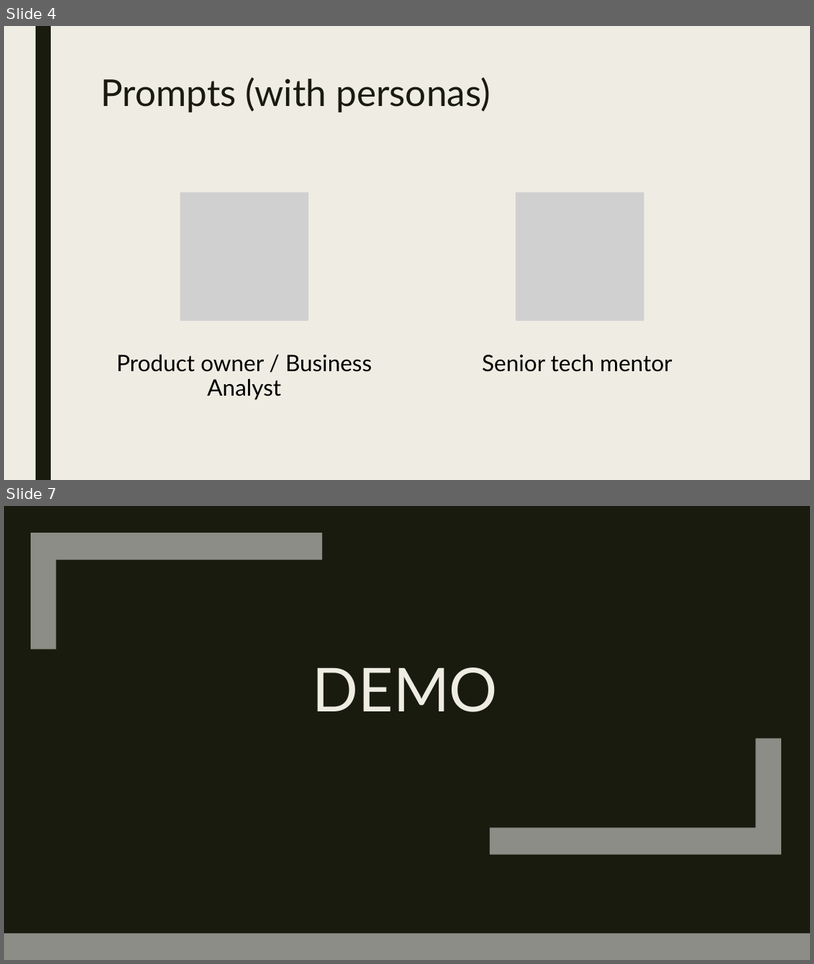
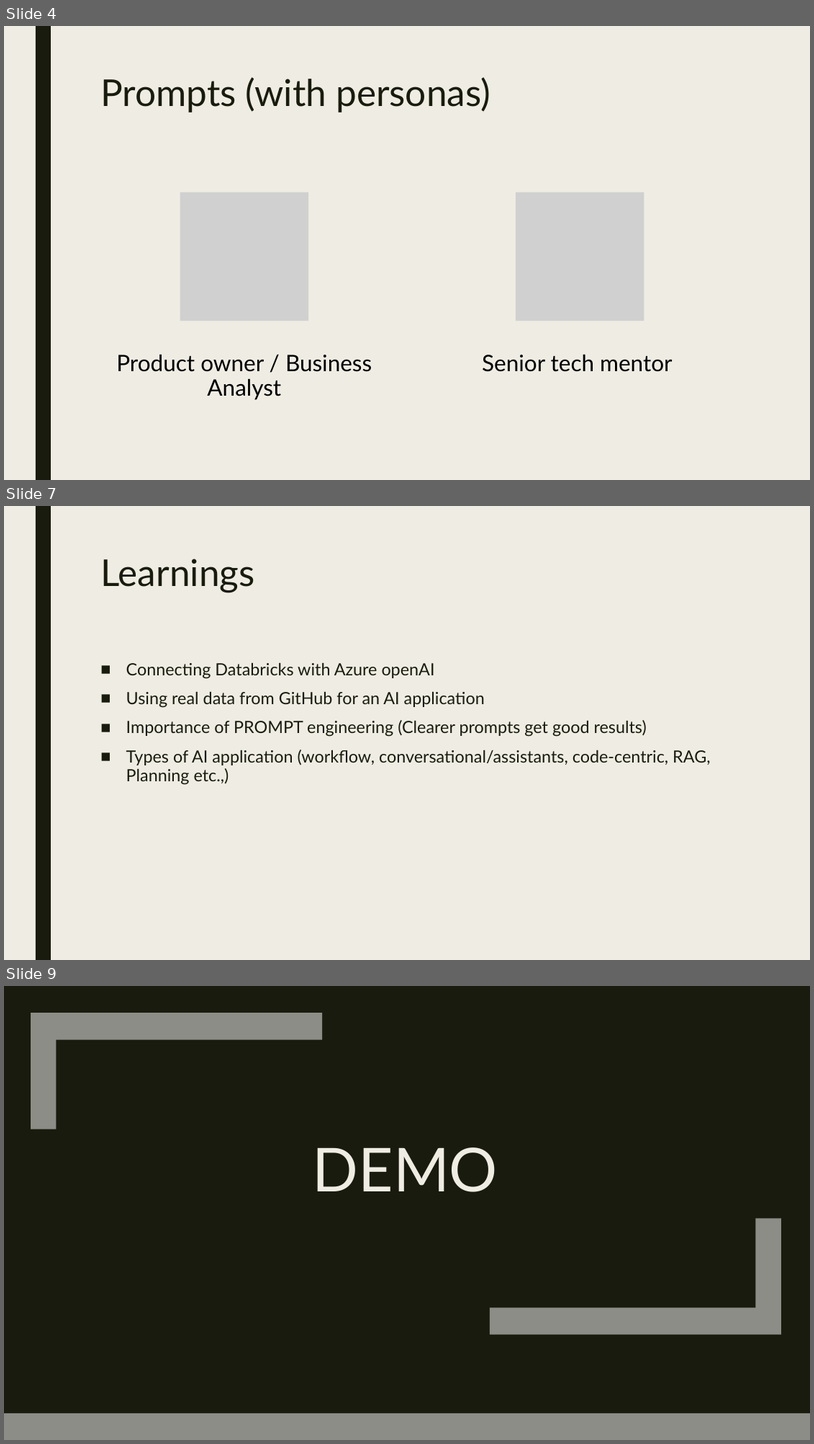
Before and after one commit to praveenkmrs/404-brain-not-found, a slide deck: tryathon/presentation/AITechMentor_tryathon.pptx. Shown one above the other, each under a label of ours: slides 4 and 7 before the commit, slides 4, 7 and 9 after it; the slides between them are not shown. The pictures are 814x964 and 814x1444 pixels, drawn with LibreOffice and Linux fonts; fonts in the diff are those of the drawing; grey boxes stand for pictures. Boxes give left, top, right and bottom in pixels: in the first picture for what was removed or moved away, otherwise in the second. Text is boxed around its words. In the diff, an @@ line names an element or a change of style, - is before the commit and + after.

```diff
--- a/tryathon/presentation/AITechMentor_tryathon.pptx
+++ b/tryathon/presentation/AITechMentor_tryathon.pptx
@@ slide 7 added at (4, 506, 810, 960), background #EFEDE3; not listed: 1 template element that a slide beside it also shows @@
@@ title added at (100, 559, 255, 592), 44 pt, text #191B0E @@
+Learnings
@@ text added at (126, 662, 710, 785), 20 pt, text #191B0E @@
+■ Connecting Databricks with Azure openAI
+■ Using real data from GitHub for an AI application
+■ Importance of PROMPT engineering (Clearer prompts get good results)
+■ Types of AI application (workflow, conversational/assistants, code-centric, RAG, Planning etc.,)
@@ what was slide 7 is now slide 9 @@
```
Also in this commit, not shown: 3 slides changed, 2 other slides added.
